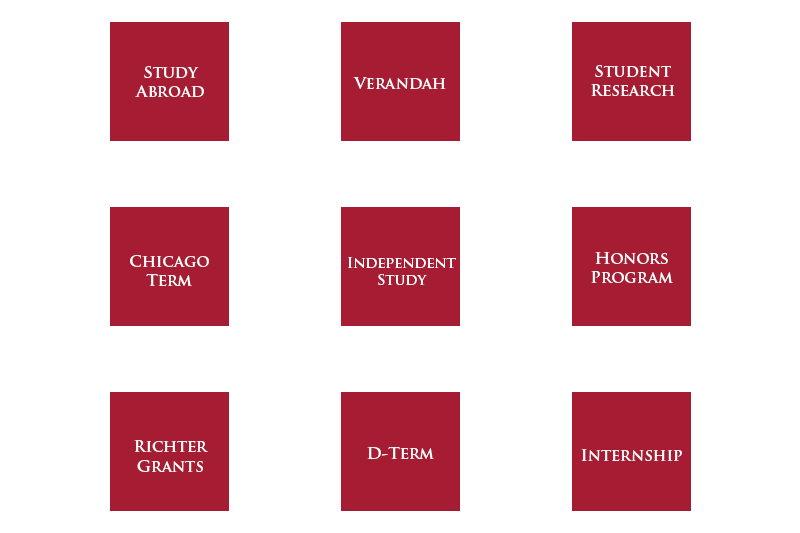
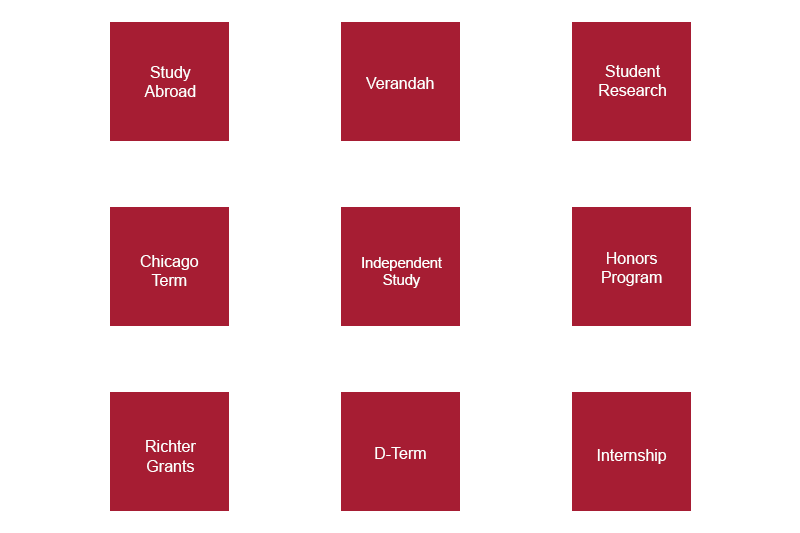
Layer changes from the first 800px x 533px image to the second:
painted on "Internship" over left=581, top=449, right=682, bottom=464
painted on "Honors Program" over left=591, top=252, right=673, bottom=286
painted on "Student Research" over left=591, top=65, right=675, bottom=96
painted on "D-Term" over left=367, top=447, right=434, bottom=460
painted on "Independent Study" over left=348, top=257, right=456, bottom=288
painted on "Verandah" over left=353, top=77, right=446, bottom=89
painted on "Richter Grants" over left=134, top=440, right=208, bottom=472
painted on "Chicago Term" over left=130, top=255, right=209, bottom=286
painted on "Study Abroad" over left=135, top=66, right=204, bottom=97
